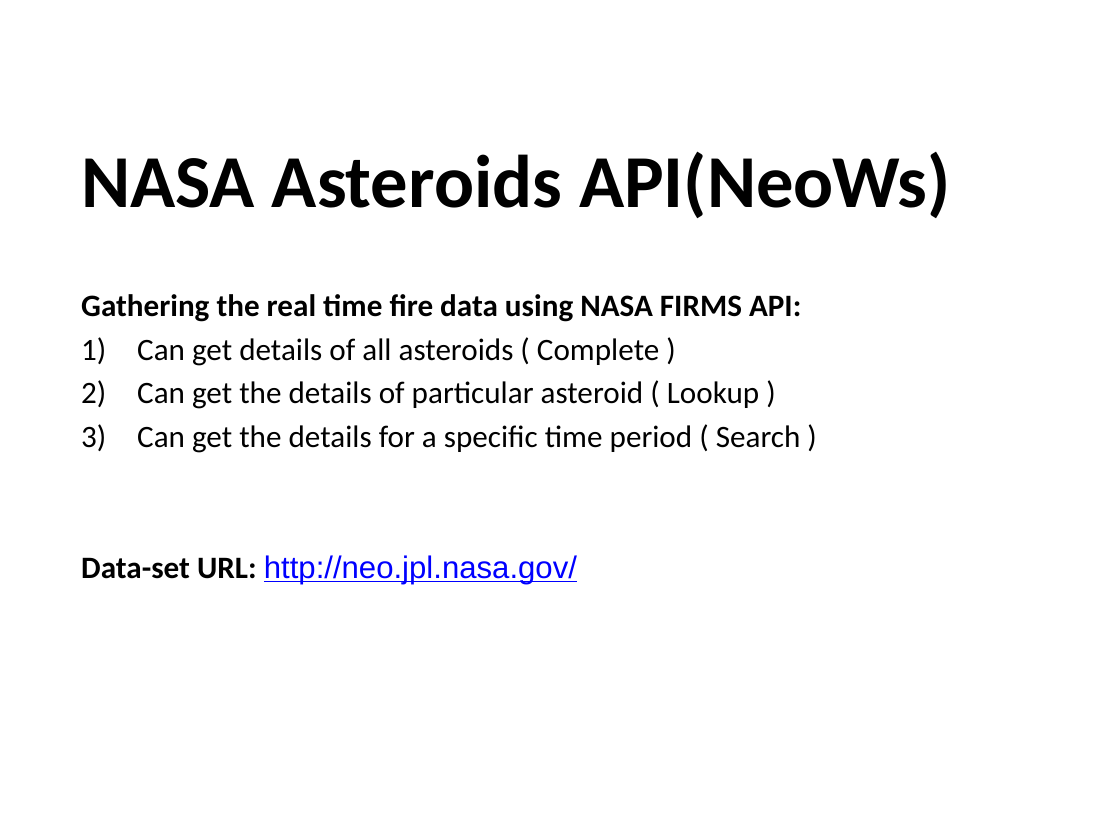
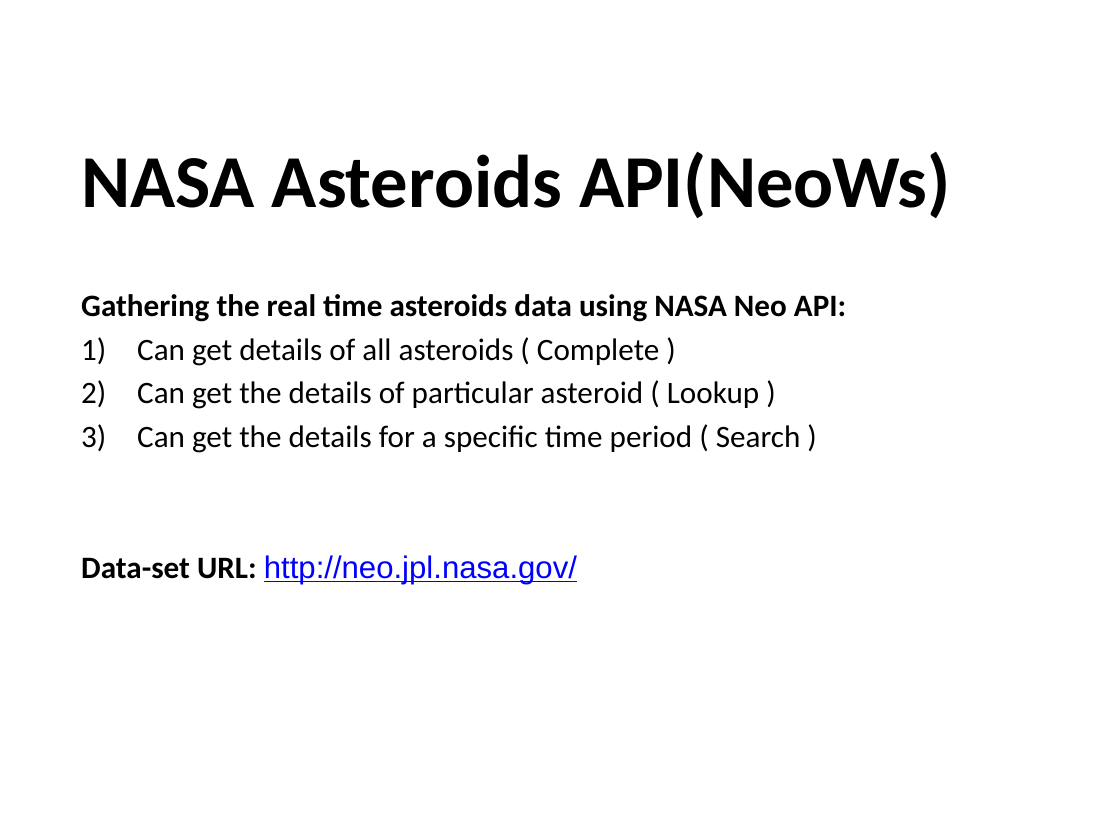
Before and after one commit to sindhusha-t/NasaAsteroids, a slide deck: slide 5 of Documentation/Docs/NASA Asteroids DA.pptx. Drawn at 1120x840 pixels with LibreOffice and Linux fonts; fonts in the diff are those of the drawing; background and template pictures are left out. Boxes give left, top, right and bottom in pixels: in the first picture for what was removed or moved away, otherwise in the second. Text is boxed around its words. In the diff, an @@ line names an element or a change of style, - is before the commit and + after.

```diff
--- a/Documentation/Docs/NASA Asteroids DA.pptx
+++ b/Documentation/Docs/NASA Asteroids DA.pptx
@@ subtitle at bbox=[81, 294, 846, 322]: text changed @@
-Gathering the real time fire data using NASA FIRMS API:
+Gathering the real time asteroids data using NASA Neo API:
```
Also in this commit, not shown: 23 other files.
